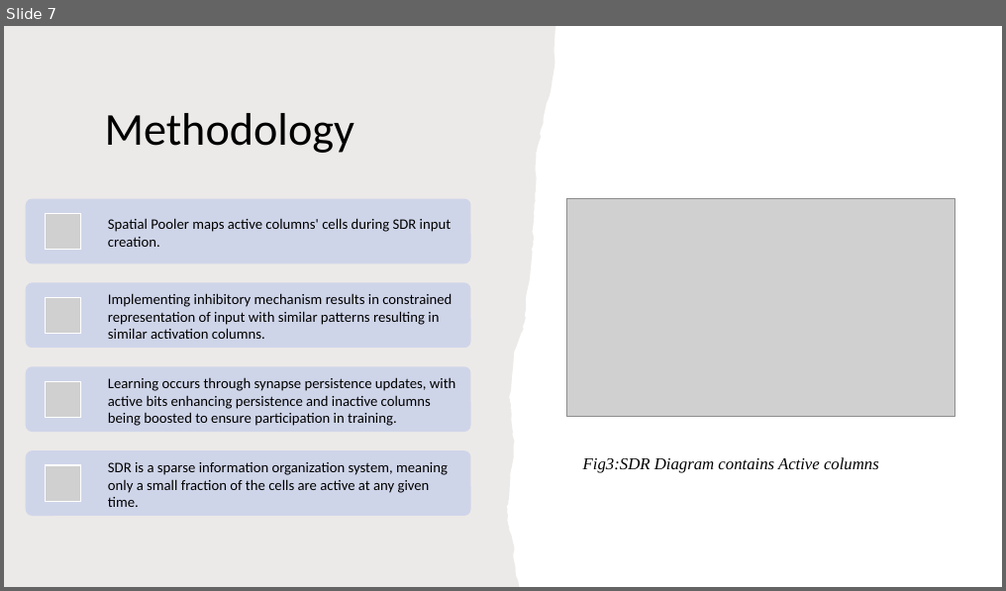
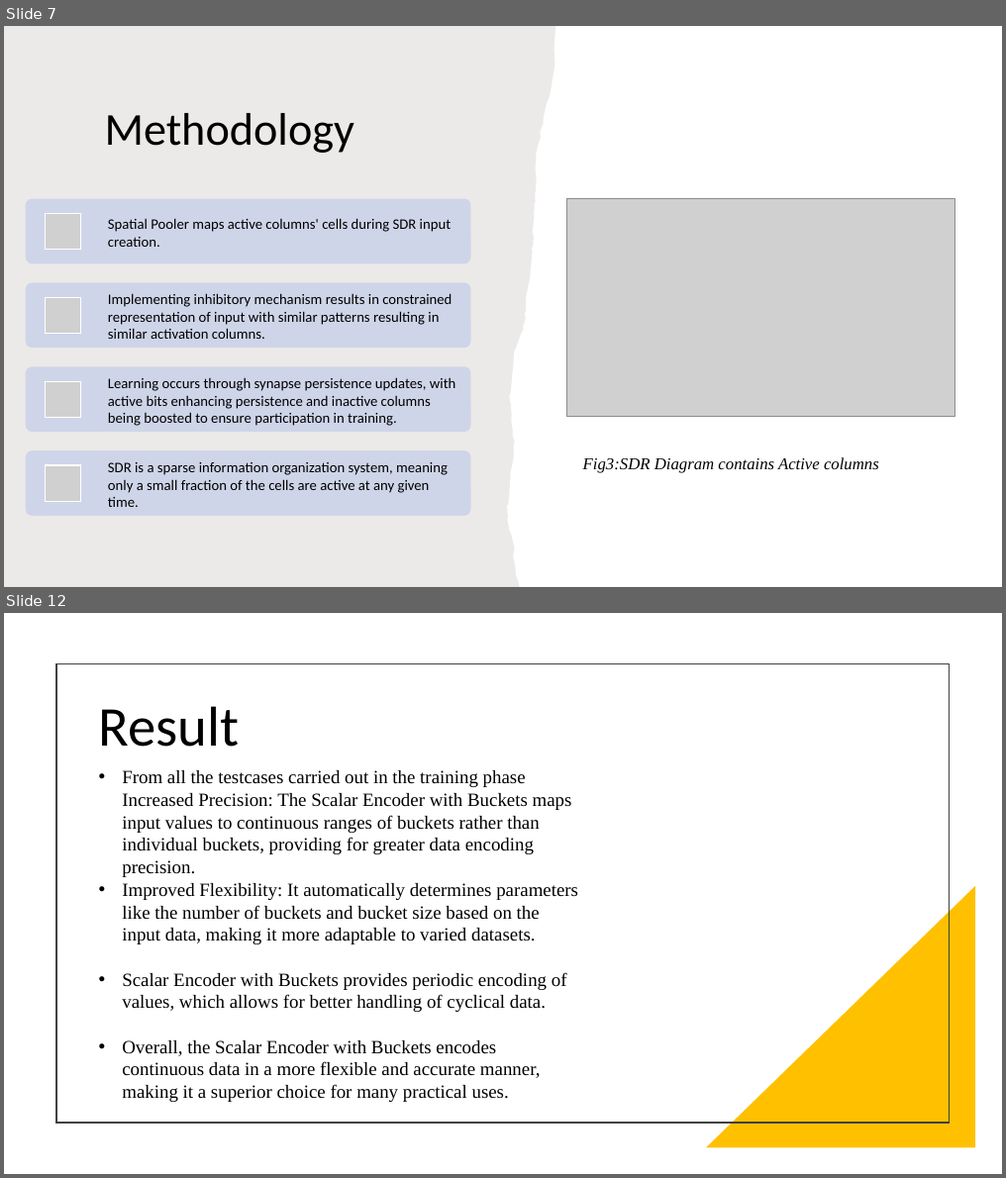
Before and after one commit to sahithkumar1999/neocortexapi, a slide deck: source/NeoCortexApi/Documents/Group Presentation[ScalarEncoder with Buckets].pptx. Shown one above the other, each under a label of ours: slide 7 before the commit, slides 7 and 12 after it; the slides between them are not shown. The pictures are 1006x591 and 1006x1178 pixels, drawn with LibreOffice and Linux fonts; fonts in the diff are those of the drawing; grey boxes stand for pictures. Boxes give left, top, right and bottom in pixels: in the first picture for what was removed or moved away, otherwise in the second. Text is boxed around its words. In the diff, an @@ line names an element or a change of style, - is before the commit and + after.

```diff
--- a/source/NeoCortexApi/Documents/Group Presentation[ScalarEncoder with Buckets].pptx
+++ b/source/NeoCortexApi/Documents/Group Presentation[ScalarEncoder with Buckets].pptx
@@ slide 12 added at [4, 613, 1002, 1174], background #FFFFFF @@
@@ rectangle added at [56, 663, 949, 1123], outline #404040 1.5 pt @@
@@ title added at [99, 706, 240, 747], 54 pt, text #000000 @@
+Result
@@ text added at [122, 770, 578, 1102], 18 pt, text #000000 @@
+• From all the testcases carried out in the training phase
+  Increased Precision: The Scalar Encoder with Buckets maps input values to continuous ranges of buckets rather than individual buckets, providing for greater data encoding precision.
+• Improved Flexibility: It automatically determines parameters like the number of buckets and bucket size based on the input data, making it more adaptable to varied datasets.
+• Scalar Encoder with Buckets provides periodic encoding of values, which allows for better handling of cyclical data.
+• Overall, the Scalar Encoder with Buckets encodes continuous data in a more flexible and accurate manner, making it a superior choice for many practical uses.
@@ right triangle added at [706, 886, 976, 1149], fill #FFC000 @@
```
Also in this commit, not shown: 8 slides changed, 4 other slides added, 1 slide removed.
